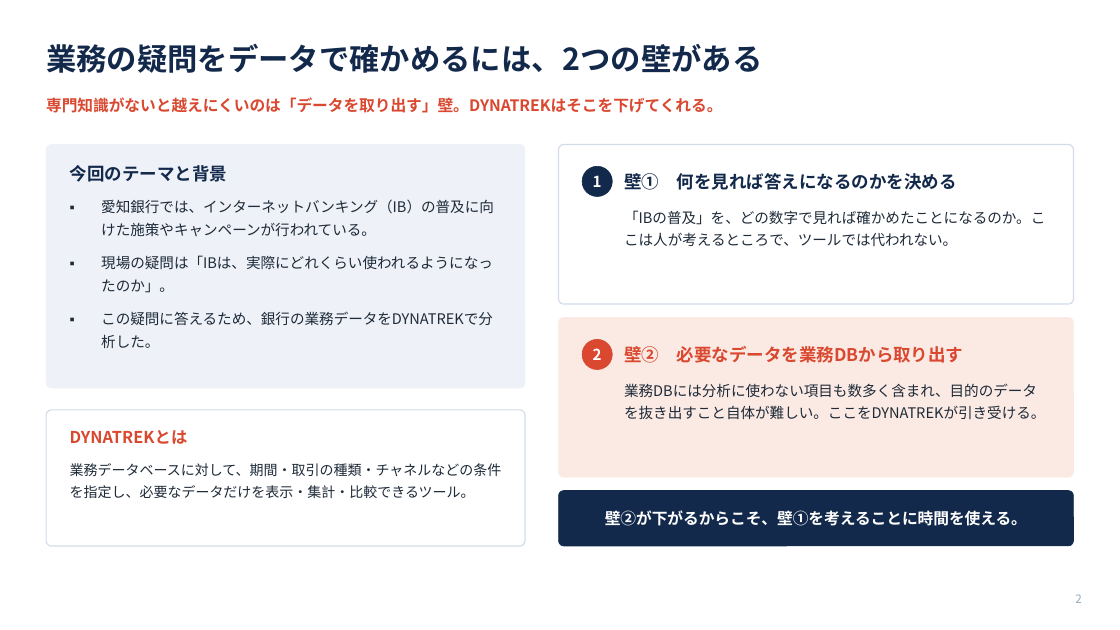
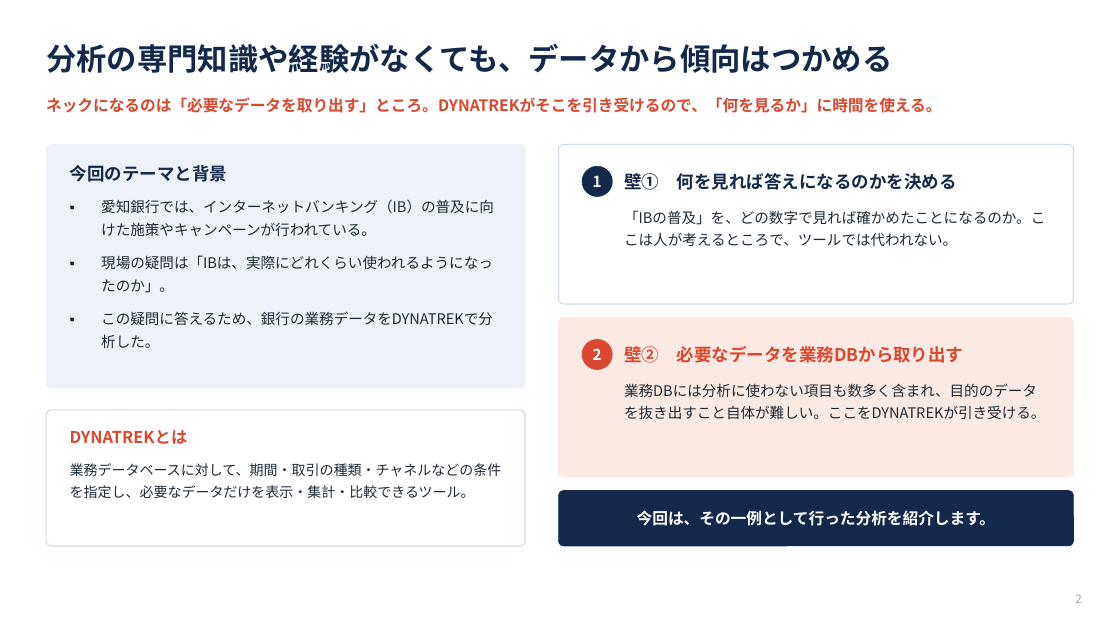
Before and after one commit to takumi66666/my-website, a slide deck: slide 2 of internship-presentation/DYNATREK_IB普及分析_成果発表.pptx. Drawn at 1120x630 pixels with LibreOffice and Linux fonts; fonts in the diff are those of the drawing. Boxes give left, top, right and bottom in pixels: in the first picture for what was removed or moved away, otherwise in the second. Text is boxed around its words. In the diff, an @@ line names an element or a change of style, - is before the commit and + after.

```diff
--- a/internship-presentation/DYNATREK_IB普及分析_成果発表.pptx
+++ b/internship-presentation/DYNATREK_IB普及分析_成果発表.pptx
@@ text at box(46, 44, 892, 73): text changed @@
-業務の疑問をデータで確かめるには、2つの壁がある
+分析の専門知識や経験がなくても、データから傾向はつかめる
@@ text at box(46, 97, 941, 113): text changed @@
-専門知識がないと越えにくいのは「データを取り出す」壁。DYNATREKはそこを下げてくれる。
+ネックになるのは「必要なデータを取り出す」ところ。DYNATREKがそこを引き受けるので、「何を見るか」に時間を使える。
@@ text at box(637, 510, 995, 526): text changed @@
-壁②が下がるからこそ、壁①を考えることに時間を使える。
+今回は、その一例として行った分析を紹介します。
```
Also in this commit, not shown: 1 other slide changed, 2 other files.
